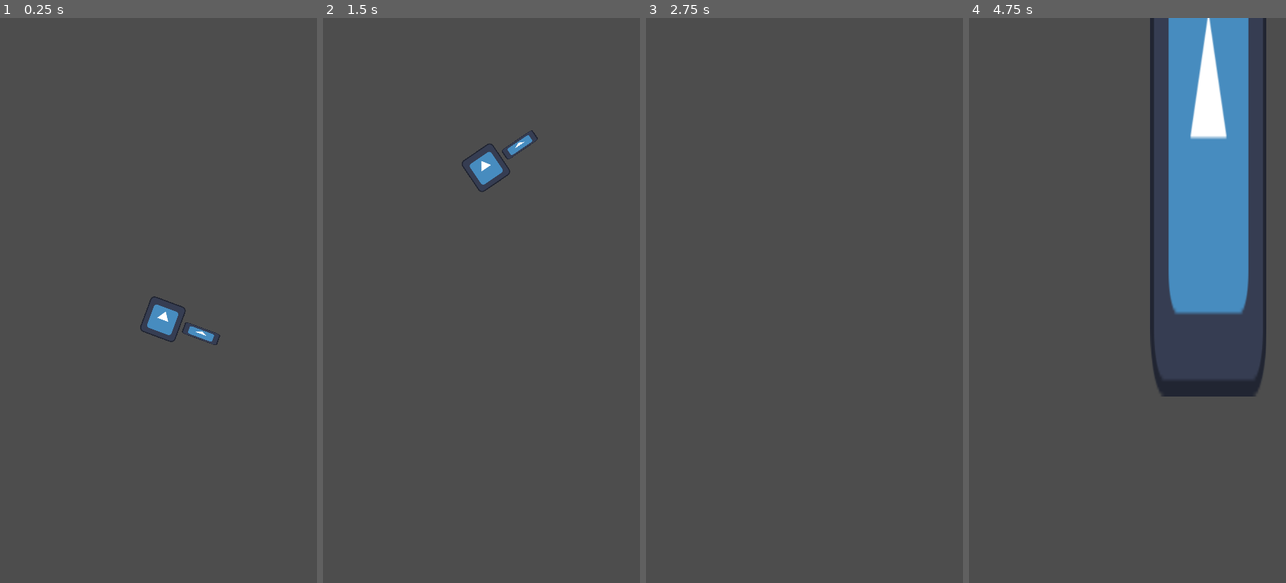
Above: before the commit, frames 1-4 (left to right).
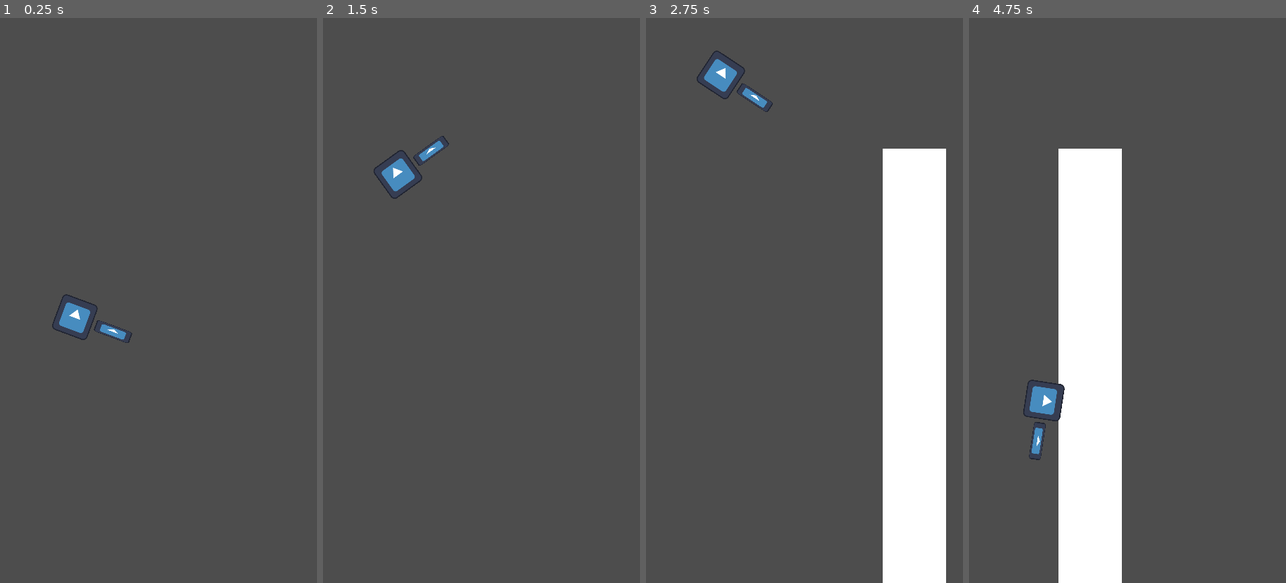
Above: after the commit, the same moments.

Repository: ahmed-alnour123/godot-flappy-bird
Game: Godot game, scene res://scenes/main_scene.tscn
Two runs of this game, one before a commit and one after it. Both use one fixed random seed, a clock stepped at 60 frames per second and the inputs below. The engine's default icon, where the game draws it, is replaced by a stand-in: a white triangle on a blue panel in a dark square.
Inputs:
- Up to frame 1 (0.25 s): no input
- Up to frame 2 (1.5 s): tap Enter (ui_accept) at 0.5, 0.6, 0.77, 1.07, 1.35 s
- Up to frame 3 (2.75 s): tap Enter (ui_accept) at 1.52, 1.82, 2.1 s
- Up to frame 4 (4.75 s): tap Enter (ui_accept) at 2.85, 3.02, 3.32, 3.6, 3.77, 4.07, 4.35, 4.52 s

The runs differ from the first frame. In frame 1, 1.2% of the frame differs, in the area x 16-70%, y 48-58%; in frame 2, 1.2%; in frame 3, 16%; in frame 4, 32%, in the area x 17-94%, y 0-100%.

Commit message:
added game loop

Diff:
--- /dev/null
+++ b/scenes/game_manager.gd
@@ -0,0 +1,8 @@
+class_name GameManager extends Node2D
+
+var score = 0
+@onready var player: Player = get_tree().get_first_node_in_group("player")
+
+func add_score():
+	score += 1
+	print("score is %d" % score)
--- a/scenes/main_scene.tscn
+++ b/scenes/main_scene.tscn
@@ -1,20 +1,33 @@
-[gd_scene load_steps=5 format=3 uid="uid://b0xih5lsoehag"]
+[gd_scene load_steps=8 format=3 uid="uid://b0xih5lsoehag"]
 
 [ext_resource type="PackedScene" uid="uid://cxlmi0672itw7" path="res://scenes/player.tscn" id="1_4gxh6"]
+[ext_resource type="Script" path="res://scenes/game_manager.gd" id="1_tv0j4"]
 [ext_resource type="Texture2D" uid="uid://clwrexlpquunv" path="res://icon.svg" id="2_48wsa"]
 [ext_resource type="PackedScene" uid="uid://w4dr3siso0ay" path="res://scenes/pipes.tscn" id="4_u2sbk"]
 [ext_resource type="Script" path="res://scenes/pipes_spawner.gd" id="4_vqw10"]
 
+[sub_resource type="RectangleShape2D" id="RectangleShape2D_i87ky"]
+size = Vector2(1080, 135.75)
+
+[sub_resource type="RectangleShape2D" id="RectangleShape2D_c755j"]
+size = Vector2(1080, 82.5)
+
 [node name="MainScene" type="Node2D"]
+script = ExtResource("1_tv0j4")
+metadata/_edit_vertical_guides_ = [540.0, 1080.0, 0.0]
+metadata/_edit_horizontal_guides_ = [960.0, 1920.0, 0.0]
 
 [node name="TouchBtn" type="TouchScreenButton" parent="."]
 modulate = Color(0, 0.545098, 0.901961, 0)
 scale = Vector2(8.4, 15)
 texture_normal = ExtResource("2_48wsa")
 
-[node name="Player" parent="." instance=ExtResource("1_4gxh6")]
-position = Vector2(555, 967)
+[node name="Player" parent="." groups=["player"] instance=ExtResource("1_4gxh6")]
+z_index = 1
+position = Vector2(255, 960)
 gravity_scale = 2.0
+max_contacts_reported = 1
+contact_monitor = true
 jump_power = 1000.0
 
 [node name="PipesSpawner" type="Node2D" parent="."]
@@ -22,10 +35,27 @@
 pipes_scene = ExtResource("4_u2sbk")
 
 [node name="PipesPos" type="Marker2D" parent="."]
-position = Vector2(2456, 849)
+position = Vector2(1354, 960)
+
+[node name="PlayerMarker" type="Marker2D" parent="."]
 
 [node name="PipesTimer" type="Timer" parent="."]
 wait_time = 2.0
 autostart = true
 
+[node name="Ground" type="StaticBody2D" parent="."]
+position = Vector2(540, 1920)
+
+[node name="CollisionShape2D" type="CollisionShape2D" parent="Ground"]
+position = Vector2(0, -67.875)
+shape = SubResource("RectangleShape2D_i87ky")
+
+[node name="Ceiling" type="Area2D" parent="."]
+position = Vector2(540, 0)
+
+[node name="CollisionShape2D" type="CollisionShape2D" parent="Ceiling"]
+position = Vector2(0, 40.75)
+shape = SubResource("RectangleShape2D_c755j")
+
+[connection signal="body_entered" from="Player" to="Player" method="_on_body_entered"]
 [connection signal="timeout" from="PipesTimer" to="PipesSpawner" method="_on_pipes_timer_timeout"]
--- a/scenes/pipes.gd
+++ b/scenes/pipes.gd
@@ -2,11 +2,30 @@
 
 @export var speed = 100
 
-# Called when the node enters the scene tree for the first time.
+var is_passed_player = false
+@onready var game_manager: GameManager = $"/root/MainScene"
+var player: Player
 func _ready() -> void:
-	pass # Replace with function body.
+	player = get_tree().get_nodes_in_group("player")[0]
+	player.died.connect(_on_player_died)
+	# auto destroy
+	await get_tree().create_timer(10).timeout
+	if not player.is_dead:
+		queue_free()
 
 
-# Called every frame. 'delta' is the elapsed time since the previous frame.
 func _process(delta: float) -> void:
 	translate(Vector2.LEFT * speed)
+
+	if position.x < player.position.x and not is_passed_player:
+		is_passed_player = true
+		print("yes")
+		# add score to game manager
+		game_manager.add_score()
+
+func _on_body_entered(body: Node2D) -> void:
+	if not body == player: return
+	player.die()
+
+func _on_player_died() -> void:
+	speed = 0
--- a/scenes/pipes.tscn
+++ b/scenes/pipes.tscn
@@ -1,23 +1,34 @@
-[gd_scene load_steps=4 format=3 uid="uid://w4dr3siso0ay"]
+[gd_scene load_steps=3 format=3 uid="uid://w4dr3siso0ay"]
 
-[ext_resource type="Texture2D" uid="uid://clwrexlpquunv" path="res://icon.svg" id="1_j4lvo"]
+[ext_resource type="Texture2D" uid="uid://s1g5v7nf6y3y" path="res://art/pixel.png" id="2_b8qst"]
 [ext_resource type="Script" path="res://scenes/pipes.gd" id="2_trqga"]
-
-[sub_resource type="RectangleShape2D" id="RectangleShape2D_aoie1"]
 
 [node name="pipes" type="Area2D"]
 script = ExtResource("2_trqga")
 speed = 10
 
-[node name="CollisionShape2D" type="CollisionShape2D" parent="."]
-shape = SubResource("RectangleShape2D_aoie1")
+[node name="TopPipe" type="Sprite2D" parent="."]
+position = Vector2(0, -250)
+scale = Vector2(216, 1920)
+texture = ExtResource("2_b8qst")
+centered = false
+offset = Vector2(-0.5, -1)
 
-[node name="Sprite2D" type="Sprite2D" parent="."]
-position = Vector2(0, 1123)
-scale = Vector2(3.09375, 14.2031)
-texture = ExtResource("1_j4lvo")
+[node name="BottomPipe" type="Sprite2D" parent="."]
+position = Vector2(0, 250)
+scale = Vector2(216, 1920)
+texture = ExtResource("2_b8qst")
+centered = false
+offset = Vector2(-0.5, 0)
 
-[node name="Sprite2D2" type="Sprite2D" parent="."]
-position = Vector2(0, -1371)
-scale = Vector2(3.09375, 14.2031)
-texture = ExtResource("1_j4lvo")
+[node name="BottomCollision" type="CollisionPolygon2D" parent="."]
+position = Vector2(-108, 250)
+scale = Vector2(216, 1920)
+polygon = PackedVector2Array(1, 1, 0, 1, 0, 0, 1, 0)
+
+[node name="TopCollision" type="CollisionPolygon2D" parent="."]
+position = Vector2(-108, -2168)
+scale = Vector2(216, 1920)
+polygon = PackedVector2Array(1, 1, 0, 1, 0, 0, 1, 0)
+
+[connection signal="body_entered" from="." to="." method="_on_body_entered"]
--- a/scenes/pipes_spawner.gd
+++ b/scenes/pipes_spawner.gd
@@ -1,10 +1,14 @@
 extends Node2D
 
 @export var pipes_scene: PackedScene
+var pipe_margin = 400 # TODO: decrease it to make it harder
+var can_instantiate = true
+
 
 # Called when the node enters the scene tree for the first time.
 func _ready() -> void:
-	pass
+	var player = get_tree().get_nodes_in_group("player")[0]
+	player.died.connect(_on_player_died)
 
 
 # Called every frame. 'delta' is the elapsed time since the previous frame.
@@ -12,12 +16,15 @@
 	pass
 
 func instantiate_pipes() -> void:
+	var height = DisplayServer.screen_get_size().x
 	var instance = pipes_scene.instantiate() as Area2D
-	$"../PipesPos".position.y = randi_range(200, 1780)
+	$"../PipesPos".position.y = randi_range(pipe_margin, height - pipe_margin)
 	instance.position = $"../PipesPos".position
 	add_child(instance)
 
+func _on_pipes_timer_timeout() -> void:
+	if not can_instantiate: return
+	instantiate_pipes()
 
-
-func _on_pipes_timer_timeout() -> void:
-	instantiate_pipes()
+func _on_player_died() -> void:
+	can_instantiate = false
--- a/scenes/player.tscn
+++ b/scenes/player.tscn
@@ -15,6 +15,7 @@
 }]
 
 [sub_resource type="RectangleShape2D" id="RectangleShape2D_l7dmo"]
+size = Vector2(134, 140)
 
 [node name="Player" type="RigidBody2D"]
 script = ExtResource("1_idyjd")
--- a/scripts/player.gd
+++ b/scripts/player.gd
@@ -1,22 +1,43 @@
-extends RigidBody2D
+class_name Player extends RigidBody2D
+
+signal died
 
 @export var jump_power = 10.0
 @onready var btn: TouchScreenButton = $"../TouchBtn"
+var is_dead = false
+var can_jump = true
 
 func _ready() -> void:
-	btn.pressed.connect(on_button_pressed)
+	btn.pressed.connect(jump)
+	var ceiling = $"/root/MainScene/Ceiling" as Area2D
+	ceiling.body_entered.connect(func(_body): can_jump = false)
+	ceiling.body_exited.connect(func(_body): can_jump = true)
 
 func _process(delta: float) -> void:
-	pass
+	if Input.is_action_just_pressed("ui_accept"):
+		jump()
 
 func _physics_process(delta: float) -> void:
-	if Input.is_action_just_pressed("ui_accept"):
-		on_button_pressed()
 	var arc = 2000 - (-1000)
 	rotation_degrees = (linear_velocity.y + 1000) / arc * (135) - 45
 
-func on_button_pressed() -> void:
+func jump() -> void:
+	if is_dead or not can_jump: return
+
 	linear_velocity = Vector2.ZERO
 	if rotation_degrees > 0:
 		rotation_degrees = 0
 	apply_impulse(Vector2.UP * jump_power)
+
+
+func _on_body_entered(body: Node) -> void:
+	if body.name == "Ground":
+		die()
+
+
+func die() -> void:
+	died.emit()
+	is_dead = true
+	linear_velocity.x = 0
+	await get_tree().create_timer(5).timeout
+	get_tree().reload_current_scene()
Binary file added: art/pixel.png
Not shown, added: art/pixel.png.import
